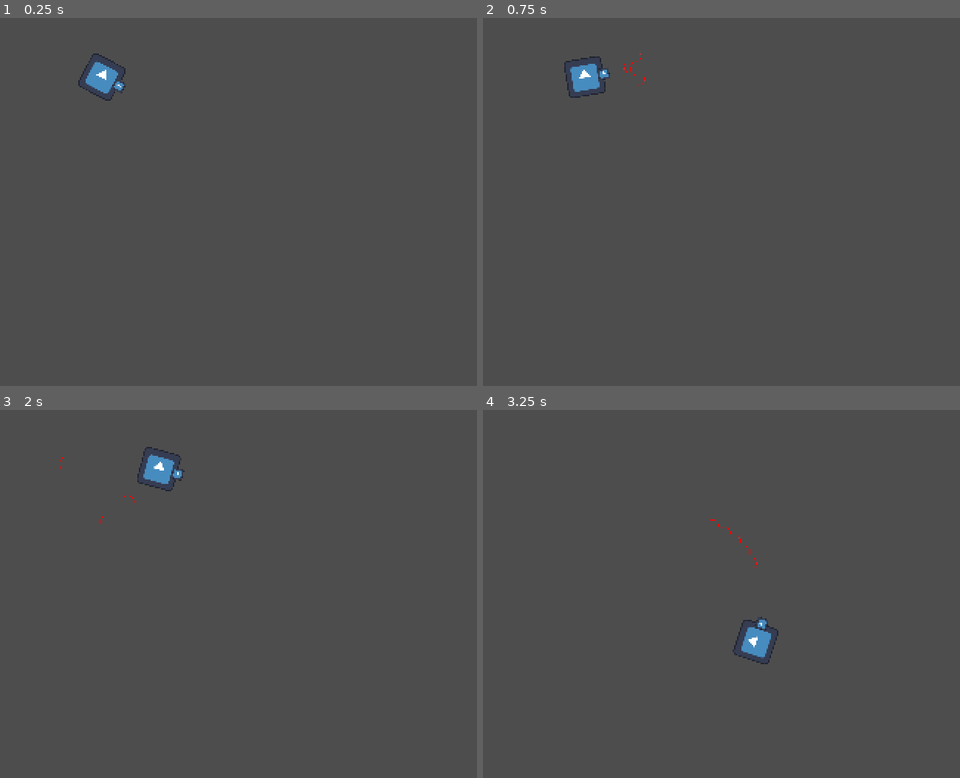
Above: before the commit, frames 1-4 (two rows, left to right).
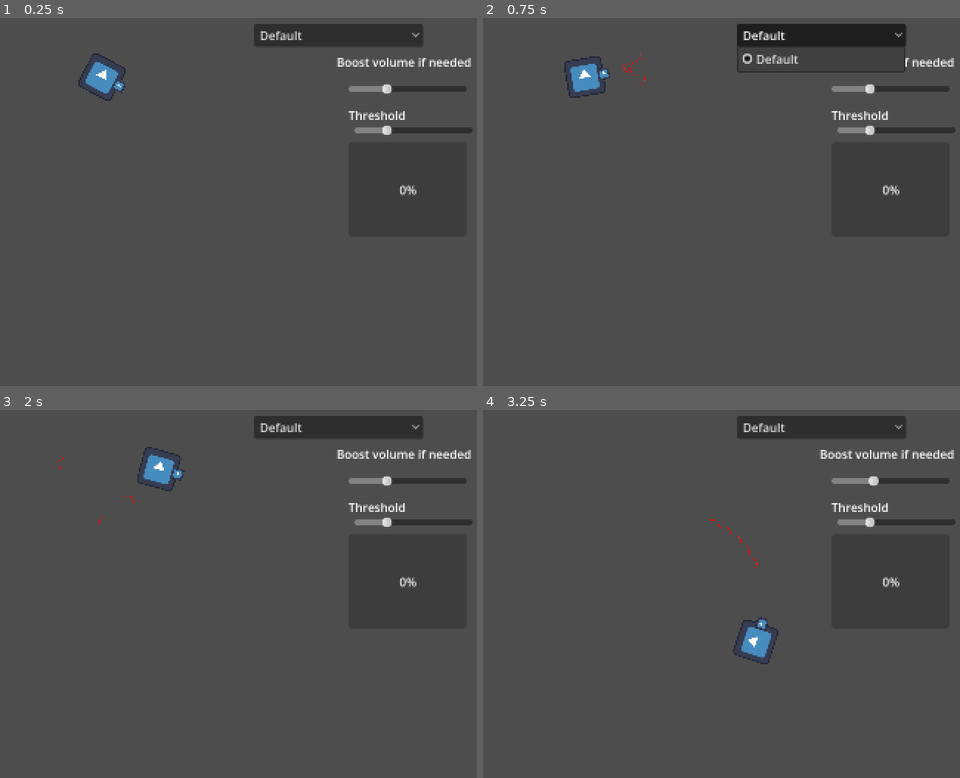
Above: after the commit, the same moments.

Repository: carolper2000/trijam-358
Game: Godot game, scene res://Scenes/MainScene.tscn
The game is run twice, just before and just after one commit, with the same random seed, the same clock (stepped at 60 frames per second) and the same inputs. The engine's default icon, where the game draws it, is replaced by a stand-in: a white triangle on a blue panel in a dark square.
Inputs (mouse positions are in pixels of both pictures, inside the frame that each line leads up to):
- Up to frame 1 (0.25 s): no input
- Up to frame 2 (0.75 s): click (821, 36) at 0.5 s, where only the run after the commit has a clickable "Default"
- Up to frame 3 (2 s): move the mouse to (400, 535) at 1.27 s; hold Right (right) from 1.28 s (still down); click (400, 535) at 1.35 s
- Up to frame 4 (3.25 s): move the mouse to (635, 579) at 2.02 s; release Right (right) at 2.03 s; hold Down (down) 2.03-2.78 s; click (635, 579) at 2.1 s; move the mouse to (812, 457) at 2.77 s; hold Right (right) from 2.78 s (still down); click (812, 457) at 2.85 s

The runs differ from the first frame. In frame 1, 3.5% of the frame differs, in the area x 53-100%, y 1-49%; in frame 2, 3.7%; in frame 3, 3.5%; in frame 4, 3.5%.
Error after the commit: Assertion failed. (res://Scripts/mic_manager.gd:24)

Commit message:
AudioManager: addddd

Diff:
--- a/Scenes/MainScene.tscn
+++ b/Scenes/MainScene.tscn
@@ -1,10 +1,23 @@
 [gd_scene format=3 uid="uid://dby2cl63jfg2i"]
 
 [ext_resource type="PackedScene" uid="uid://dtjr8fw65y5lt" path="res://Scenes/Player.tscn" id="1_hpc76"]
-[ext_resource type="PackedScene" path="res://terrain.tscn" id="1_tr2i4"]
-[ext_resource type="PackedScene" path="res://proie.tscn" id="2_nhkr4"]
+[ext_resource type="PackedScene" uid="uid://3du5cst1qvgj" path="res://Scenes/MicManager.tscn" id="1_qxria"]
+[ext_resource type="PackedScene" uid="uid://cf5m5utequhd1" path="res://terrain.tscn" id="1_tr2i4"]
+[ext_resource type="PackedScene" uid="uid://cwf7lslyx6mjg" path="res://proie.tscn" id="2_nhkr4"]
+[ext_resource type="Script" uid="uid://h3mc84p3yo28" path="res://Scripts/mic_manager.gd" id="2_y4jh7"]
 
 [node name="MainScene" type="Node2D" unique_id=1131370307]
+
+[node name="AudioManager" parent="." unique_id=999088071 instance=ExtResource("1_qxria")]
+anchors_preset = 0
+anchor_right = 0.0
+anchor_bottom = 0.0
+offset_left = 190.0
+offset_top = 55.0
+offset_right = 190.0
+offset_bottom = 55.0
+scale = Vector2(0.5, 0.5)
+script = ExtResource("2_y4jh7")
 
 [node name="Terrain" parent="." unique_id=1986809985 instance=ExtResource("1_tr2i4")]
 
@@ -14,3 +27,5 @@
 [node name="Player" parent="." unique_id=373409412 instance=ExtResource("1_hpc76")]
 position = Vector2(87.00001, 91.00001)
 scale = Vector2(0.2, 0.2)
+
+[connection signal="threeshold_reached" from="AudioManager" to="Player" method="spawn_waves"]
--- /dev/null
+++ b/Scenes/MicManager.tscn
@@ -0,0 +1,75 @@
+[gd_scene format=3 uid="uid://3du5cst1qvgj"]
+
+[sub_resource type="AudioStreamMicrophone" id="AudioStreamMicrophone_abc12"]
+
+[sub_resource type="Theme" id="Theme_2nh25"]
+
+[node name="AudioManager" type="Control" unique_id=999088071]
+layout_mode = 3
+anchor_right = 0.201
+anchor_bottom = 0.049000002
+offset_right = -231.552
+offset_bottom = -31.752
+
+[node name="MicInput" type="AudioStreamPlayer" parent="." unique_id=1634959458]
+stream = SubResource("AudioStreamMicrophone_abc12")
+autoplay = true
+
+[node name="InputDeviceOptionButton" type="OptionButton" parent="." unique_id=749241249]
+layout_mode = 0
+offset_right = 229.0
+offset_bottom = 31.0
+selected = 0
+item_count = 1
+popup/item_0/text = "Default"
+popup/item_0/id = 0
+
+[node name="VolumeBar" type="ProgressBar" parent="." unique_id=1749677896]
+layout_mode = 0
+offset_left = 128.0
+offset_top = 160.0
+offset_right = 288.0
+offset_bottom = 288.0
+
+[node name="BoostSlider" type="HSlider" parent="." unique_id=1176147888]
+layout_mode = 0
+offset_left = 128.0
+offset_top = 72.0
+offset_right = 288.0
+offset_bottom = 104.0
+max_value = 3.0
+step = 0.1
+value = 1.0
+
+[node name="ThresholdSlider" type="HSlider" parent="." unique_id=1912158281]
+layout_mode = 0
+offset_left = 136.0
+offset_top = 128.0
+offset_right = 296.0
+offset_bottom = 160.0
+theme = SubResource("Theme_2nh25")
+max_value = 3.0
+step = 0.1
+value = 1.0
+
+[node name="Label" type="Label" parent="." unique_id=448501323]
+layout_mode = 0
+offset_left = 128.0
+offset_top = 112.0
+offset_right = 206.0
+offset_bottom = 161.0
+text = "Threshold
+"
+
+[node name="Label2" type="Label" parent="." unique_id=793276212]
+layout_mode = 0
+offset_left = 112.0
+offset_top = 40.0
+offset_right = 295.0
+offset_bottom = 89.0
+text = "Boost volume if needed"
+
+[connection signal="item_selected" from="InputDeviceOptionButton" to="." method="_on_InputDeviceOptionButton_item_selected"]
+[connection signal="pressed" from="InputDeviceOptionButton" to="." method="_on_input_device_option_button_pressed"]
+[connection signal="value_changed" from="BoostSlider" to="." method="_on_boost_slider_value_changed"]
+[connection signal="value_changed" from="ThresholdSlider" to="." method="_on_threshold_slider_value_changed"]
--- /dev/null
+++ b/Scripts/mic_manager.gd
@@ -0,0 +1,117 @@
+extends Control
+
+# SIGNALS
+signal threeshold_reached
+
+# VARIABLES
+var input_device_list := AudioServer.get_input_device_list()
+var input_device: String
+
+var effect: AudioEffectRecord
+var bus_index: int = -1
+
+var volume_samples: Array = []
+const SAMPLES_COUNT := 10
+var boost_gain: float = 1.0
+
+var current_normalized_volume: float = 0.0
+var threshold_limit: float = 0.5
+
+# FUNCTIONS
+func check_audio_driver_enabled() -> void:
+	if not ProjectSettings.get_setting("audio/driver/enable_input"):
+		push_error("No audio driver found. Please enable in Project -> Project Settings -> Audio -> Driver -> Check Enable Input")
+		assert(false)
+
+func setup_record_bus() -> void:
+	if AudioServer.get_bus_index("ThresholdRecord") == -1:
+		AudioServer.add_bus()
+		var new_bus_index = AudioServer.get_bus_count() - 1
+		AudioServer.set_bus_name(new_bus_index, "ThresholdRecord")
+
+		# Add Record Effect at position 0
+		var record_effect = AudioEffectRecord.new()
+		AudioServer.add_bus_effect(new_bus_index, record_effect, 0)
+
+
+func calculate_average_volume() -> float:
+	# Peak volume for left and right channels
+	var max_lr_volume = maxf(
+		db_to_linear(AudioServer.get_bus_peak_volume_left_db(bus_index, 0)),
+		db_to_linear(AudioServer.get_bus_peak_volume_right_db(bus_index, 0))
+	)
+
+	# push last volume sample to the front
+	volume_samples.push_front(max_lr_volume)
+	# slice array to only keep the last SAMPLES_COUNT samples
+	if volume_samples.size() > SAMPLES_COUNT:
+		volume_samples.pop_back()
+
+	# calculate average volume from samples
+	var total_volume: float = 0.0
+	for sample in volume_samples:
+		total_volume += sample
+
+	return total_volume / volume_samples.size()
+
+
+# BUILT-IN METHODS
+func _ready() -> void:
+	# setup_record_bus
+	check_audio_driver_enabled()
+	setup_record_bus()
+	$MicInput.bus = &"ThresholdRecord"
+
+	bus_index = AudioServer.get_bus_index("ThresholdRecord")
+	effect = AudioServer.get_bus_effect(bus_index, 0)
+
+	effect.set_recording_active(true)
+	$VolumeBar.min_value = 0.0
+	$VolumeBar.max_value = 0.4
+
+	$BoostSlider.min_value = 0.1
+	$BoostSlider.max_value = 3.0
+	$BoostSlider.value = 1.0
+	$BoostSlider.step = 0.1
+	boost_gain = 1.0
+
+	$ThresholdSlider.min_value = $VolumeBar.min_value
+	$ThresholdSlider.max_value = $VolumeBar.max_value
+	$ThresholdSlider.value = 0.1
+	$ThresholdSlider.step = 0.01
+
+
+func _process(_delta: float) -> void:
+	# update volume bar only if recording is active
+	if effect and effect.is_recording_active():
+		# calculate average volume from the last samples and update the volume bar
+		var average_volume = calculate_average_volume()
+		# apply boost gain and clamp the value between 0 and 1
+		current_normalized_volume = clamp(average_volume * boost_gain, 0.0, 1.0)
+
+	# threshold_limit
+	if current_normalized_volume > threshold_limit:
+		emit_signal("threeshold_reached")
+
+	# UI
+	$VolumeBar.value = current_normalized_volume
+
+
+
+# SIGNAL CALLBACKS
+func _on_input_device_option_button_pressed() -> void:
+	$InputDeviceOptionButton.clear()
+	for device in input_device_list:
+		$InputDeviceOptionButton.add_item(device)
+
+
+func _on_InputDeviceOptionButton_item_selected(index: int) -> void:
+	AudioServer.set_input_device(input_device_list[index])
+
+
+func _on_boost_slider_value_changed(value: float) -> void:
+	boost_gain = value
+
+
+func _on_threshold_slider_value_changed(value: float) -> void:
+	threshold_limit = value
--- a/Scripts/player.gd
+++ b/Scripts/player.gd
@@ -10,3 +10,6 @@
 func _physics_process(_delta):
 	get_input()
 	move_and_slide()
+
+func spawn_waves():
+	$WaveSpawner.spawn_waves()
--- a/project.godot
+++ b/project.godot
@@ -15,6 +15,10 @@
 config/features=PackedStringArray("4.6", "GL Compatibility")
 config/icon="res://icon.svg"
 
+[audio]
+
+driver/enable_input=true
+
 [display]
 
 window/size/viewport_width=400
@@ -23,7 +27,7 @@
 
 [editor_plugins]
 
-enabled=PackedStringArray("res://addons/fastnoiselite-configurator/plugin.cfg")
+enabled=PackedStringArray()
 
 [input]
 
Not shown, added: Scripts/mic_manager.gd.uid
